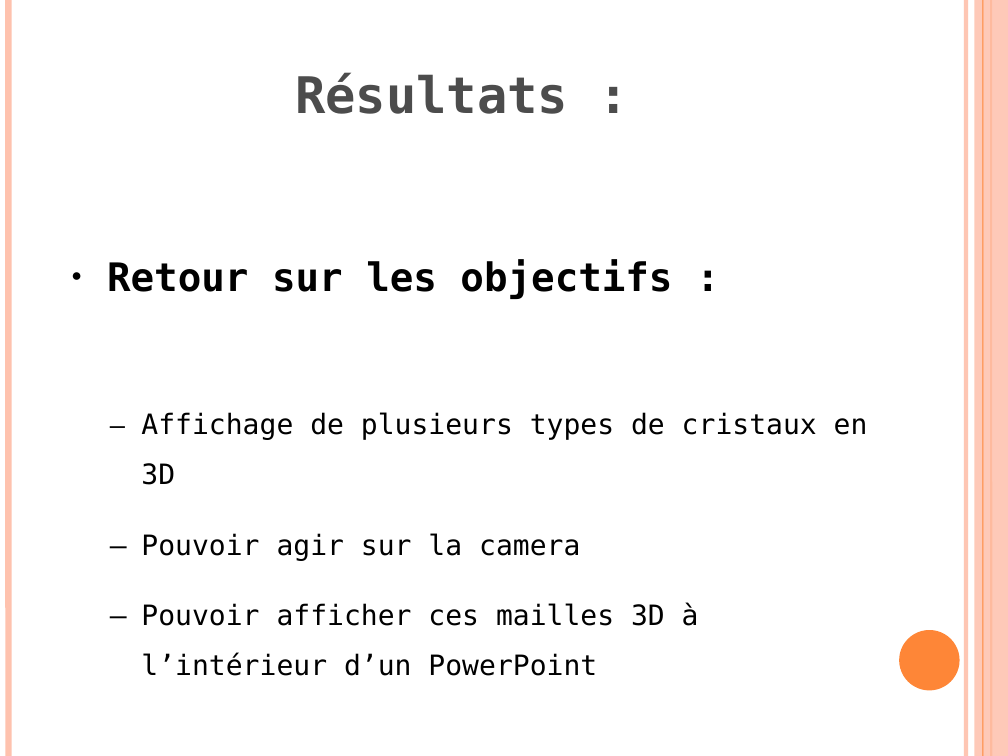
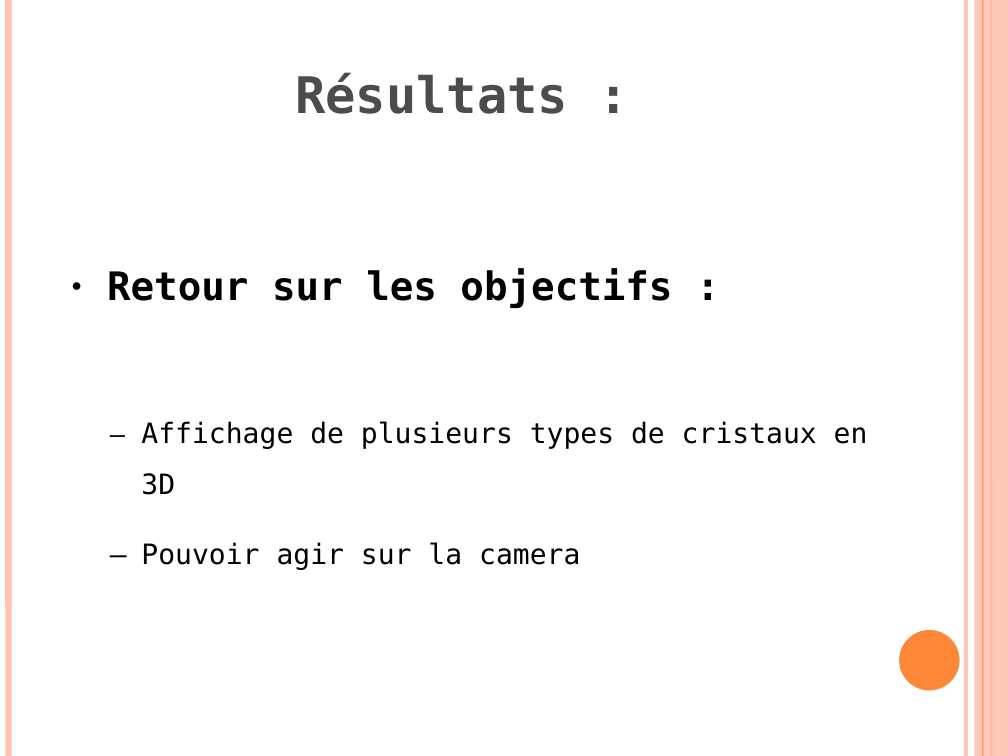
Before and after one commit to klnkg/cristallo3d, a slide deck: slide 7 of PRESENTATION GROUPE 1.odp. Drawn at 1008x756 pixels with LibreOffice and Linux fonts; fonts in the diff are those of the drawing. Boxes give left, top, right and bottom in pixels: in the first picture for what was removed or moved away, otherwise in the second. Text is boxed around its words. In the diff, an @@ line names an element or a change of style, - is before the commit and + after.

```diff
--- a/PRESENTATION GROUPE 1.odp
+++ b/PRESENTATION GROUPE 1.odp
@@ text "Retour sur les objectifs :": place and size @@
-text "Retour sur les objectifs :" at (107,259,868,676)
+text "Retour sur les objectifs :" at (107,268,868,570)
@@ text at (141,602,699,676): paragraph removed @@
-– Pouvoir afficher ces mailles 3D à l’intérieur d’un PowerPoint
```
Also in this commit, not shown: 2 other slides changed, 1 slide added.
